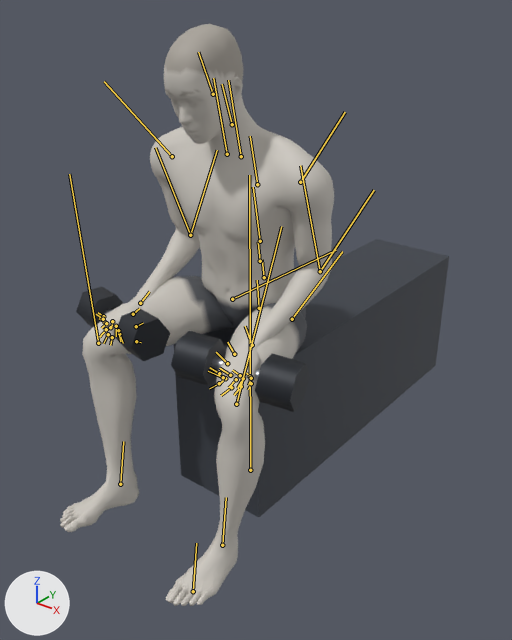
The glTF model exports/seated-dumbbell-calf-raise.glb, before and after one commit.
Rendered twice from a camera (50 mm lens) standing at (1.188, -1.459, 1.458) and looking at (-0.042, 0.08, 0.504). Lighting does not change. The marker at lower left points along +X, +Y and +Z. The picture after the commit comes second. Both versions are drawn at frame 0 of the action 'seated-dumbbell-calf-raise'; the numbers are the values there. The bones that change, and the others that lie on the model, are drawn over the model as lines.
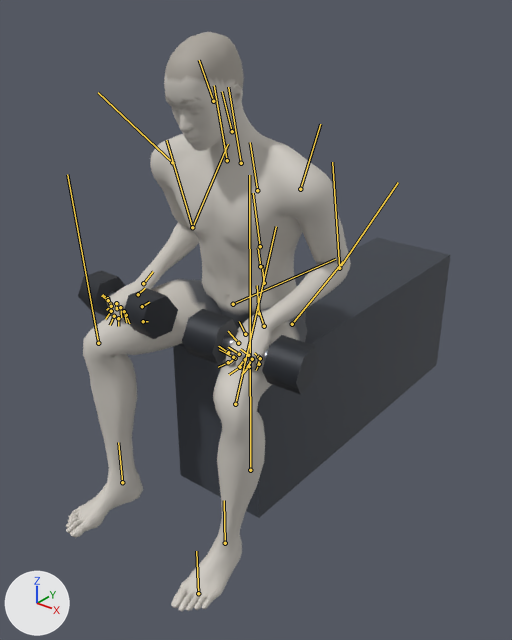
ob_dbl_right is not drawn itself; it is the parent of ob_mesh_1, ob_mesh_2, ob_mesh_3.
ob_dbr_right is not drawn itself; it is the parent of ob_mesh_4, ob_mesh_5, ob_mesh_6.
ob_props is not drawn itself; it is the parent of ob_bench.

What the commit changed:
Bone 'pelvis' (bone_pelvis) moves from (-0.046, -0.408, 0.0) to (-0.046, -0.425, 0.0).
Bone 'upperarm_l' (bone_upperarm_l) turns from (-39, -1, -4) to (-33, -3, -15) degrees about its own x, y and z.
Bone 'lowerarm_l' (bone_lowerarm_l) turns from (10, -32, 15) to (3, -44, 35) degrees about its own x, y and z.
Bone 'hand_l' (bone_hand_l) turns from (63, 5, -23) to (54, 7, -29) degrees about its own x, y and z.
Bone 'upperarm_r' (bone_upperarm_r) turns from (39, 1, -4) to (33, 3, -15) degrees about its own x, y and z.
Bone 'lowerarm_r' (bone_lowerarm_r) turns from (-10, 32, 15) to (-3, 44, 35) degrees about its own x, y and z.
Bone 'hand_r' (bone_hand_r) turns from (-63, -5, -23) to (-54, -7, -29) degrees about its own x, y and z.
Bone 'thigh_l' (bone_thigh_l) turns from (13, 6, 89) to (13, 7, 92) degrees about its own x, y and z.
Bone 'calf_l' (bone_calf_l) turns from (-9, 5, -81) to (-7, 5, -84) degrees about its own x, y and z.
Bone 'foot_l' (bone_foot_l) turns from (11, -14, 6) to (12, -12, -2) degrees about its own x, y and z.
Bone 'thigh_r' (bone_thigh_r) turns from (-13, -6, 89) to (-13, -7, 92) degrees about its own x, y and z.
Bone 'calf_r' (bone_calf_r) turns from (9, -5, -81) to (7, -5, -84) degrees about its own x, y and z.
Bone 'foot_r' (bone_foot_r) turns from (-11, 14, 6) to (-12, 12, -2) degrees about its own x, y and z.

Where the change shows, as pixel boxes [x1, y1, x2, y2] in the pictures (512 x 640 px):
'Mesh_0', posed: before [60, 24, 334, 606]; after [66, 32, 351, 611]
'bench', posed: before [174, 239, 449, 517]; after [173, 238, 451, 518]
'Mesh_3', posed: before [255, 353, 310, 412]; after [262, 335, 319, 395]
'Mesh_2', posed: before [171, 331, 226, 386]; after [182, 309, 238, 365]
'Mesh_5', posed: before [114, 309, 170, 361]; after [122, 288, 178, 339]
'Mesh_6', posed: before [76, 286, 124, 327]; after [78, 270, 126, 317]
'Mesh_4', posed (mostly hidden): before [105, 309, 112, 314]; after [108, 292, 115, 296]
bone 'pelvis', root to tip: before (259, 308) to (257, 280); after (259, 313) to (257, 285)
bone 'upperarm_l', root to tip: before (300, 182) to (345, 112); after (300, 189) to (320, 124)
bone 'lowerarm_l', root to tip: before (320, 271) to (374, 190); after (339, 268) to (398, 182)
bone 'hand_l', root to tip: before (252, 345) to (245, 326); after (264, 326) to (257, 306)
bone 'upperarm_r', root to tip: before (172, 156) to (104, 81); after (172, 162) to (98, 92)
bone 'lowerarm_r', root to tip: before (190, 235) to (155, 147); after (192, 227) to (166, 140)
bone 'hand_r', root to tip: before (140, 303) to (149, 291); after (143, 283) to (153, 271)
bone 'thigh_l', root to tip: before (292, 319) to (342, 251); after (292, 324) to (343, 261)
bone 'calf_l', root to tip: before (236, 404) to (281, 226); after (235, 404) to (276, 226)
bone 'foot_l', root to tip: before (222, 545) to (226, 497); after (225, 543) to (224, 500)
bone 'thigh_r', root to tip: before (232, 299) to (336, 250); after (233, 304) to (335, 259)
bone 'calf_r', root to tip: before (98, 343) to (69, 174); after (98, 343) to (67, 174)
bone 'foot_r', root to tip: before (120, 484) to (123, 441); after (122, 482) to (118, 442)
